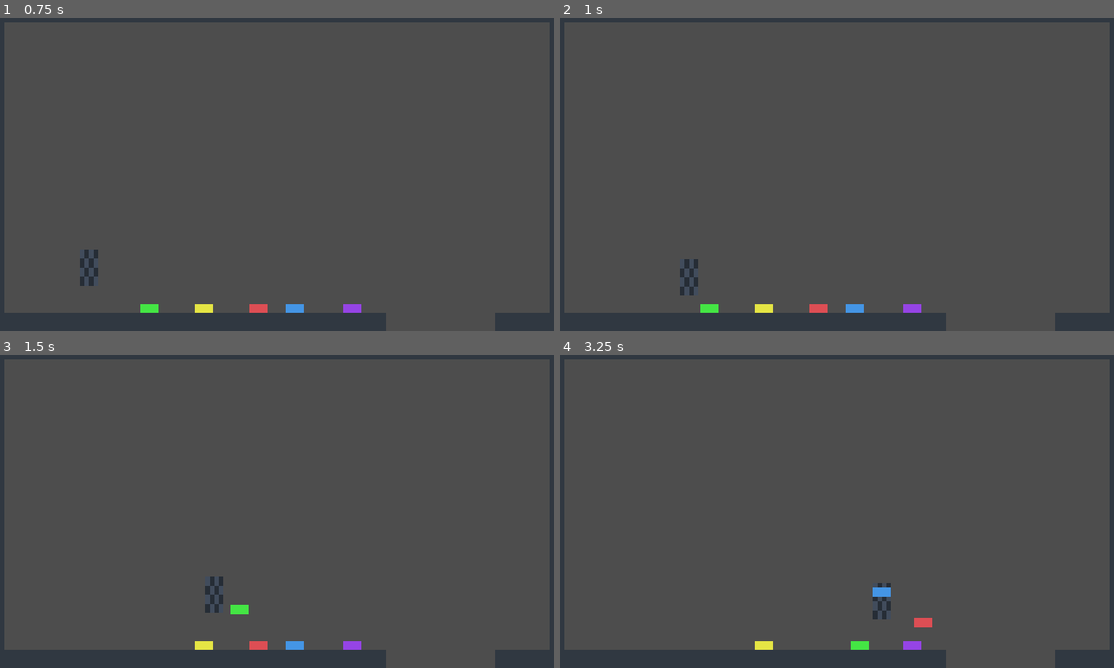
Above: before the commit, frames 1-4 (two rows, left to right).
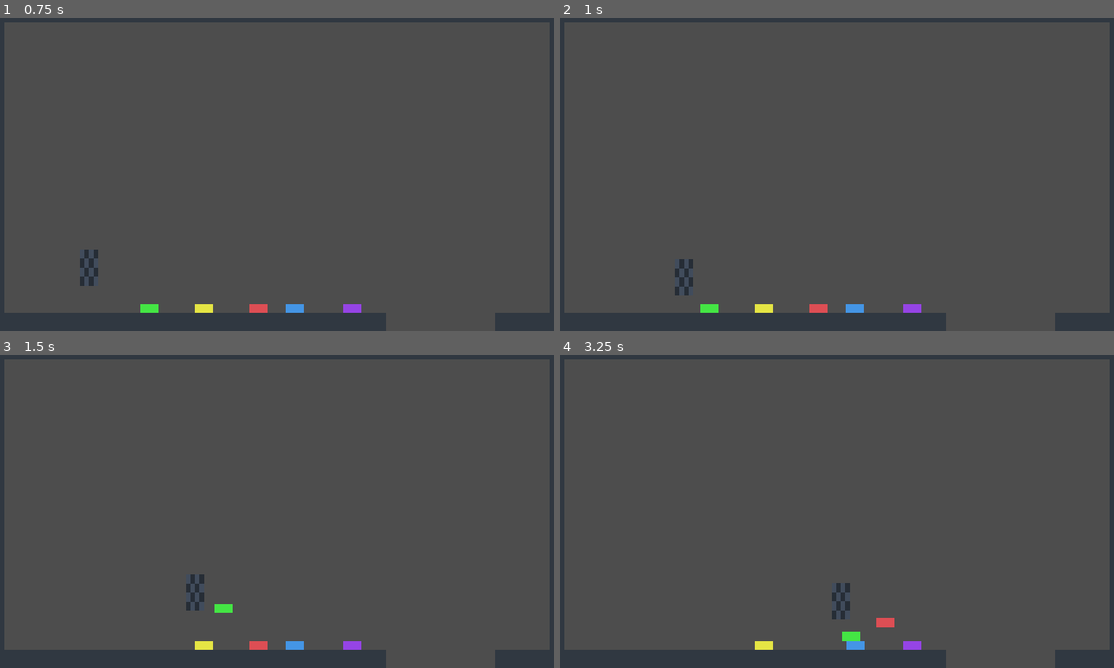
Above: after the commit, the same moments.

Repository: Luicel/CassetteGame
Game: Godot game, scene res://level/level.tscn
The game is run twice, just before and just after one commit, with the same random seed, the same clock (stepped at 60 frames per second) and the same inputs.
Inputs:
- Up to frame 1 (0.75 s): tap Enter at 0.5 s; hold D (right) from 0.53 s (still down); tap Space (jump) at 0.6 s
- Up to frame 2 (1 s): keep holding D (right); tap Space (jump) at 0.77 s
- Up to frame 3 (1.5 s): keep holding D (right); tap Space (jump) at 1.07 s; tap Shift (throw) at 1.35 s
- Up to frame 4 (3.25 s): tap Space (jump) at 1.52, 1.55, 1.82, 2.1, 3.02, 3.05 s; release D (right) at 2.03 s; hold A (left) 2.03-2.78 s; hold D (right) from 2.78 s (still down); tap Shift (throw) at 2.85 s

Frame 1 is identical in both runs. In frame 2, 0.4% of the frame differs, in the area x 20-25%, y 77-89%; in frame 3, 0.5%; in frame 4, 0.8%, in the area x 49-68%, y 72-95%.

Commit message:
make wall jumping have priority over air dashing

Diff:
--- a/player/movement/player_air_dash_movement_state.gd
+++ b/player/movement/player_air_dash_movement_state.gd
@@ -13,15 +13,15 @@
 
 func physics_update(delta):
 	if air_dash_timer.time_left == 0.0:
-		if not player.is_on_floor() and Input.is_action_just_pressed("jump") and can_air_dash and air_dash_timer.time_left == 0.0:
+		if player.is_on_wall_only() or player.wall_grace_timer.time_left > 0:
+			print("!")
+			execute_basics(delta)
+		elif not player.is_on_floor() and Input.is_action_just_pressed("jump") and can_air_dash and air_dash_timer.time_left == 0.0:
 			can_air_dash = false
 			handle_air_dash()
 			return
 		else:
-			player.handle_horizontal_movement(delta)
-			player.handle_jump()
-			player.handle_wall_jump()
-			player.apply_gravity(delta)
+			execute_basics(delta)
 
 		if player.is_on_floor():
 			can_air_dash = true
@@ -38,6 +38,14 @@
 	player.move_and_slide()
 
 
+func execute_basics(delta):
+	print("!!")
+	player.handle_horizontal_movement(delta)
+	player.handle_jump()
+	player.handle_wall_jump()
+	player.apply_gravity(delta)
+
+
 func handle_air_dash():
 	await get_tree().create_timer(player.air_dash_wait_time).timeout
 
--- a/player/player.tscn
+++ b/player/player.tscn
@@ -22,7 +22,7 @@
 collision_layer = 2
 script = ExtResource("1_qfedd")
 initial_movement_state = NodePath("PlayerMovementStateMachine/Normal")
-speed = 600.0
+speed = 500.0
 jump_velocity = -1100.0
 gravity_scale = 3.5
 acceleration = 2500.0
